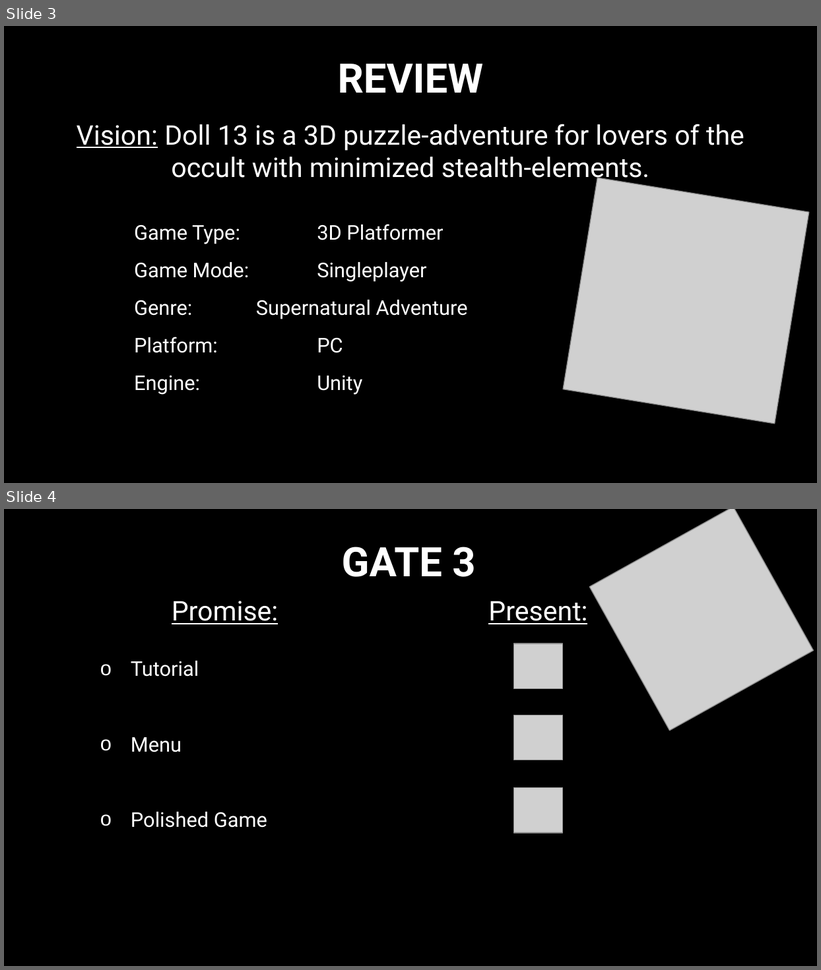
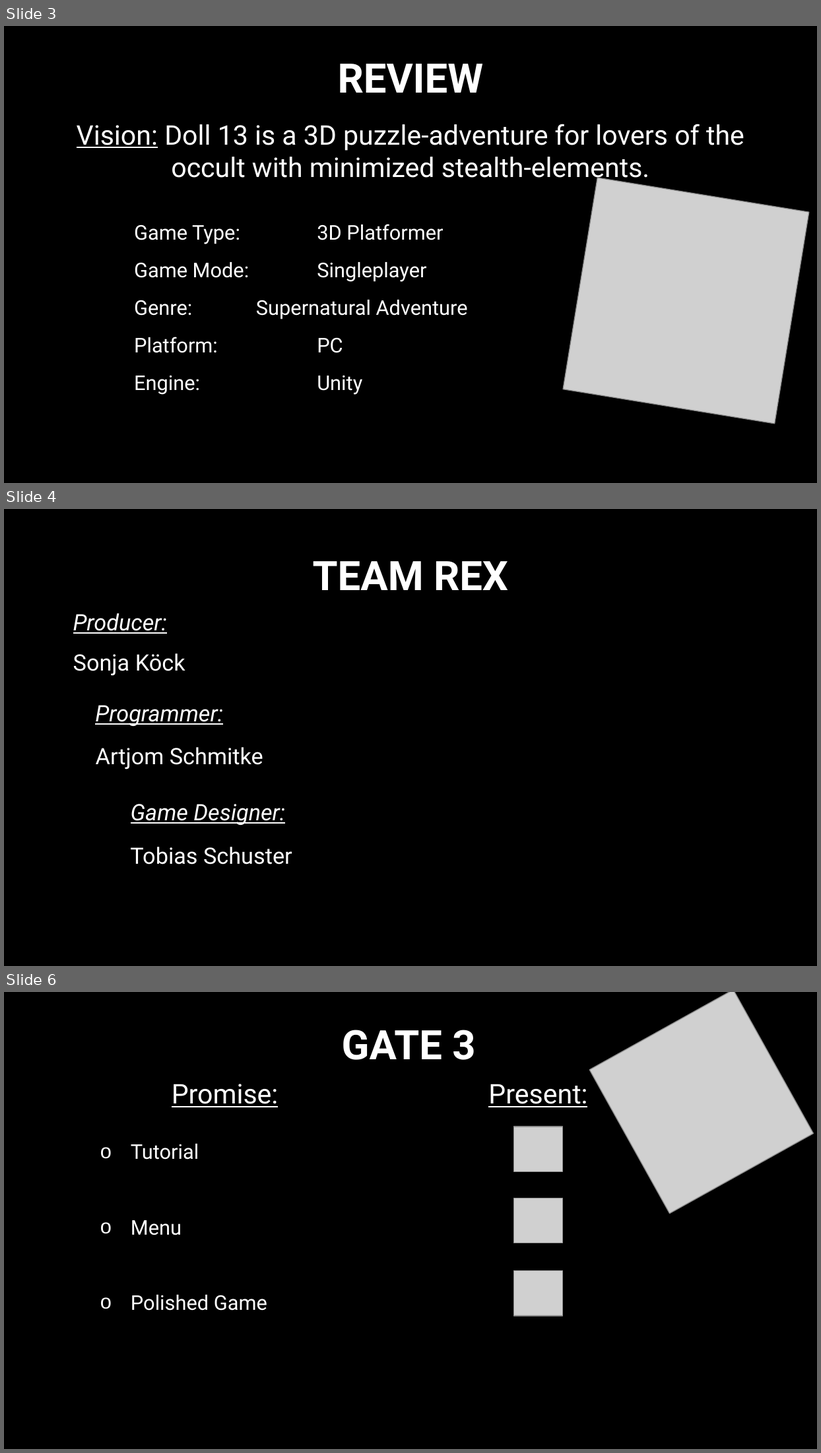
Before and after one commit to ArtjomProGrammer/Voodoo, a slide deck: _Organisation/Präsentation/Voodoo_PP3.pptx. Shown one above the other, each under a label of ours: slides 3 and 4 before the commit, slides 3, 4 and 6 after it; the slides between them are not shown. The pictures are 821x970 and 821x1453 pixels, drawn with LibreOffice and Linux fonts; fonts in the diff are those of the drawing; grey boxes stand for pictures; background and template pictures are left out. Boxes give left, top, right and bottom in pixels: in the first picture for what was removed or moved away, otherwise in the second. Text is boxed around its words. In the diff, an @@ line names an element or a change of style, - is before the commit and + after.

Commit message:
PPP Update

```diff
--- a/_Organisation/Präsentation/Voodoo_PP3.pptx
+++ b/_Organisation/Präsentation/Voodoo_PP3.pptx
@@ slide 4 added at (4,509,817,966), background picture (left out) @@
@@ title added at (313,561,508,590), 36 pt, text #FFFFFF, bold @@
+TEAM REX
@@ text added at (73,613,167,634), 20 pt, text #FFFFFF, italic, underline @@
+Producer:
@@ text added at (73,654,186,676), 20 pt, text #FFFFFF @@
+Sonja Köck
@@ text added at (95,705,223,726), 20 pt, text #FFFFFF, italic, underline @@
+Programmer:
@@ subtitle added at (96,747,263,770), 20 pt, text #FFFFFF @@
+Artjom Schmitke
@@ text added at (131,804,285,825), 20 pt, text #FFFFFF, italic, underline @@
+Game Designer:
@@ text added at (130,847,292,865), 20 pt, text #FFFFFF @@
+Tobias Schuster
@@ what was slide 4 is now slide 6 @@
```
Also in this commit, not shown: 1 other slide added, 1 slide removed.
